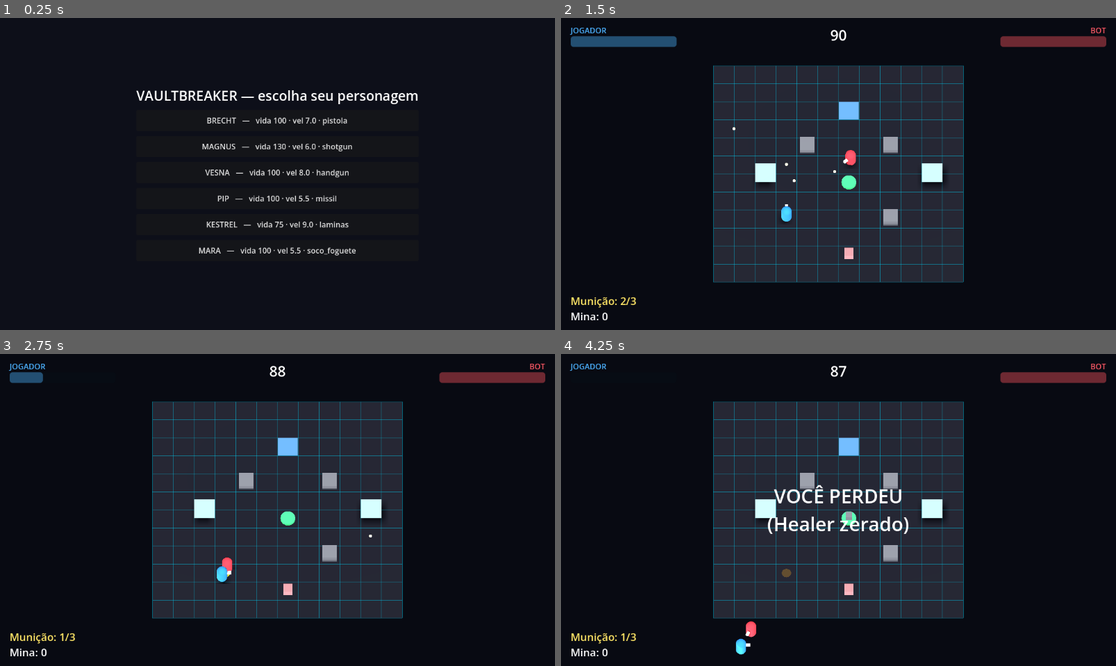
Above: before the commit, frames 1-4 (two rows, left to right).
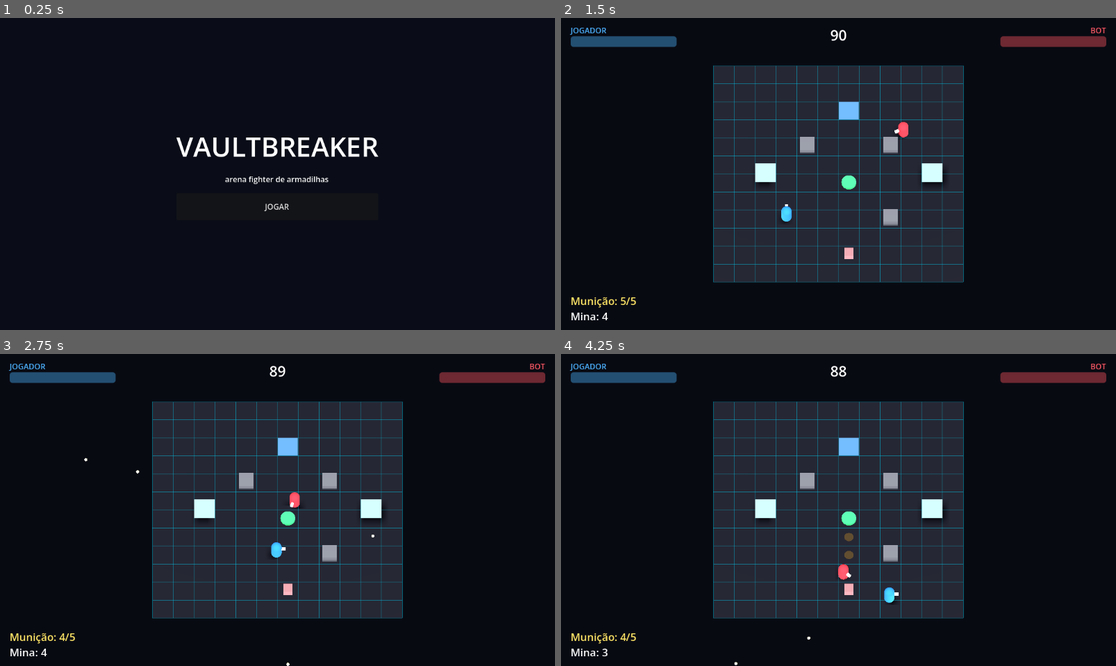
Above: after the commit, the same moments.

Repository: Philipe91/GamePh
Game: Godot game, scene res://scenes/ui/titulo.tscn
The game is run twice, just before and just after one commit, with the same random seed, the same clock (stepped at 60 frames per second) and the same inputs. Before the commit the project starts from res://scenes/ui/selecao.tscn.
Inputs (mouse positions are in pixels of both pictures, inside the frame that each line leads up to):
- Up to frame 1 (0.25 s): no input
- Up to frame 2 (1.5 s): click (838, 205) at 0.5 s, where only the run after the commit has a clickable "JOGAR"; click (838, 120) at 1.25 s, where only the run after the commit has a clickable "BRECHT — vida 100 · vel 7.0 ·…"
- Up to frame 3 (2.75 s): tap Enter (ui_accept) at 2, 2.1, 2.27, 2.57 s; move the mouse to (399, 494) at 2.02 s; hold D from 2.03 s (still down); click (399, 494) at 2.17 s
- Up to frame 4 (4.25 s): move the mouse to (727, 525) at 2.77 s; release D at 2.78 s; hold S 2.78-3.53 s; tap Space at 2.85 s; tap Enter (ui_accept) at 3.02, 3.05, 3.32, 3.8 s; move the mouse to (894, 441) at 3.52 s; hold D from 3.53 s (still down); hold F from 3.53 s (still down)

The runs differ from the first frame. In frame 1, 3.4% of the frame differs, in the area x 24-76%, y 23-77%; in frame 2, 0.3%; in frame 3, 0.9%; in frame 4, 2.3%.

Commit message:
E3 (Fase 7): menus - titulo, pausa e rematch
- scenes/ui/titulo.{gd,tscn}: tela de titulo (nova cena principal); fluxo
  Titulo -> Selecao -> Arena; encaminha direto sob qualquer arg --... (testes intactos)
- scenes/ui/pausa.{gd,tscn}: ESC alterna a pausa (process_mode ALWAYS); arena instancia
- HUD: rematch (Enter no fim da partida volta pra selecao); texto de fim atualizado
- teste headless: pausa alterna o estado de paused 95/95

Co-Authored-By: Claude Opus 4.8 (1M context) <noreply@anthropic.com>
Claude-Session: https://claude.ai/code/session_017sHpnVfEfAT8FgcHs6ZGHw

Diff:
--- a/project.godot
+++ b/project.godot
@@ -12,7 +12,7 @@
 
 config/name="VAULTBREAKER"
 config/description="Arena fighter 2.5D top-down de armadilhas. Remake com mundo e arte originais."
-run/main_scene="res://scenes/ui/selecao.tscn"
+run/main_scene="res://scenes/ui/titulo.tscn"
 config/features=PackedStringArray("4.6", "Forward Plus")
 
 [autoload]
--- a/scenes/arena/arena.gd
+++ b/scenes/arena/arena.gd
@@ -67,6 +67,7 @@
 	for c in mapa.vaults:
 		_colocar_vault(c)                           # Vaults do mapa (GDD 8)
 	_colocar_field_traps(mapa)                      # caixas, esteiras, lançadores, pontes
+	add_child(preload("res://scenes/ui/pausa.tscn").instantiate())  # menu de pausa (ESC)
 	GameManager.faltam_30s.connect(_ao_faltar_30s)  # Spark Bit aos 30s (GDD 7.3)
 	GameManager.iniciar_partida([player, bot])
 
@@ -662,6 +663,15 @@
 	falhas += _checar("fx de explosao entra no grupo", get_tree().get_nodes_in_group("fx").size() > n_fx and fx.emitting)
 	fx.queue_free()
 
+	# Bloco E3 (Fase 7): menus — pausa alterna o estado. (Sem await com a árvore pausada!)
+	var pausa := preload("res://scenes/ui/pausa.tscn").instantiate()
+	add_child(pausa)
+	pausa.alternar()
+	falhas += _checar("pausa ativa o paused", get_tree().paused)
+	pausa.alternar()
+	falhas += _checar("pausa desativa o paused", not get_tree().paused)
+	pausa.queue_free()
+
 	# Bloco 5: regras de vitória. Restaura os Healers (o bot levou as detonações do bloco 4).
 	player.healer = Combatente.HEALER_MAX
 	bot.healer = Combatente.HEALER_MAX
--- a/scenes/ui/hud.gd
+++ b/scenes/ui/hud.gd
@@ -18,6 +18,7 @@
 const SETAS: Array[String] = ["↑", "↓", "←", "→"]
 
 var _jogador: Node = null
+var _fim: bool = false   # partida acabou: habilita o rematch (Enter)
 
 
 func _ready() -> void:
@@ -72,6 +73,10 @@
 ## Painel de desarme e prompt de retomada são dinâmicos (timer correndo): leio o estado
 ## do jogador a cada frame em vez de mil signals por segundo.
 func _process(_delta: float) -> void:
+	# Rematch: ao fim da partida, Enter volta pra seleção de personagem.
+	if _fim and Input.is_action_just_pressed("ui_accept"):
+		get_tree().change_scene_to_file.call_deferred("res://scenes/ui/selecao.tscn")
+		return
 	if _jogador == null:
 		return
 	if _jogador.desarme_ativo():
@@ -109,4 +114,6 @@
 		lbl_fim.text = "VOCÊ VENCEU\n(%s)" % motivo
 	else:
 		lbl_fim.text = "VOCÊ PERDEU\n(%s)" % motivo
+	lbl_fim.text += "\n\nEnter: jogar de novo"
 	lbl_fim.visible = true
+	_fim = true
--- /dev/null
+++ b/scenes/ui/pausa.gd
@@ -0,0 +1,22 @@
+extends CanvasLayer
+## Menu de pausa (GDD 12 / Fase 7). ESC alterna pausa. Roda mesmo com a árvore pausada
+## (process_mode = ALWAYS), senão não dá pra despausar.
+
+@onready var painel: Control = $Painel
+
+
+func _ready() -> void:
+	process_mode = Node.PROCESS_MODE_ALWAYS
+	painel.visible = false
+
+
+func _unhandled_input(evento: InputEvent) -> void:
+	if evento.is_action_pressed("ui_cancel"):  # ESC
+		alternar()
+
+
+## Liga/desliga a pausa (público pra testes). Mostra/esconde o painel junto.
+func alternar() -> void:
+	var pausado := not get_tree().paused
+	get_tree().paused = pausado
+	painel.visible = pausado
--- /dev/null
+++ b/scenes/ui/pausa.tscn
@@ -0,0 +1,25 @@
+[gd_scene load_steps=2 format=3 uid="uid://bpausa000vault1"]
+
+[ext_resource type="Script" path="res://scenes/ui/pausa.gd" id="1"]
+
+[node name="pausa" type="CanvasLayer"]
+process_mode = 3
+script = ExtResource("1")
+
+[node name="Painel" type="ColorRect" parent="."]
+anchor_right = 1.0
+anchor_bottom = 1.0
+color = Color(0, 0, 0, 0.6)
+
+[node name="Label" type="Label" parent="Painel"]
+anchor_left = 0.5
+anchor_top = 0.5
+anchor_right = 0.5
+anchor_bottom = 0.5
+offset_left = -220.0
+offset_top = -30.0
+offset_right = 220.0
+offset_bottom = 30.0
+theme_override_font_sizes/font_size = 32
+text = "PAUSA — ESC pra voltar"
+horizontal_alignment = 1
--- /dev/null
+++ b/scenes/ui/titulo.gd
@@ -0,0 +1,62 @@
+extends Control
+## Tela de título (GDD 12 / Fase 7). Botão "Jogar" leva à seleção de personagem. Em
+## modo de teste/demo (qualquer arg `--…`), pula direto pra seleção (que encaminha à
+## arena), mantendo a suíte headless intacta.
+
+const SELECAO := "res://scenes/ui/selecao.tscn"
+
+
+func _ready() -> void:
+	var args := OS.get_cmdline_user_args()
+	if "--demo-titulo" in args:
+		_montar_ui()
+		_capturar()
+		return
+	if not args.is_empty():
+		_ir_pra_selecao()
+		return
+	_montar_ui()
+
+
+func _capturar() -> void:
+	await get_tree().process_frame
+	await get_tree().process_frame
+	await RenderingServer.frame_post_draw
+	get_viewport().get_texture().get_image().save_png("res://_captura_arena.png")
+	get_tree().quit()
+
+
+func _montar_ui() -> void:
+	var fundo := ColorRect.new()
+	fundo.color = Color(0.04, 0.05, 0.09)
+	fundo.set_anchors_preset(Control.PRESET_FULL_RECT)
+	add_child(fundo)
+
+	var centro := CenterContainer.new()
+	centro.set_anchors_preset(Control.PRESET_FULL_RECT)
+	add_child(centro)
+
+	var caixa := VBoxContainer.new()
+	caixa.add_theme_constant_override("separation", 18)
+	centro.add_child(caixa)
+
+	var titulo := Label.new()
+	titulo.text = "VAULTBREAKER"
+	titulo.add_theme_font_size_override("font_size", 56)
+	titulo.horizontal_alignment = HORIZONTAL_ALIGNMENT_CENTER
+	caixa.add_child(titulo)
+
+	var sub := Label.new()
+	sub.text = "arena fighter de armadilhas"
+	sub.horizontal_alignment = HORIZONTAL_ALIGNMENT_CENTER
+	caixa.add_child(sub)
+
+	var jogar := Button.new()
+	jogar.text = "JOGAR"
+	jogar.custom_minimum_size = Vector2(280, 56)
+	jogar.pressed.connect(_ir_pra_selecao)
+	caixa.add_child(jogar)
+
+
+func _ir_pra_selecao() -> void:
+	get_tree().change_scene_to_file.call_deferred(SELECAO)
--- /dev/null
+++ b/scenes/ui/titulo.tscn
@@ -0,0 +1,8 @@
+[gd_scene load_steps=2 format=3 uid="uid://btitulo00vault1"]
+
+[ext_resource type="Script" path="res://scenes/ui/titulo.gd" id="1"]
+
+[node name="titulo" type="Control"]
+anchor_right = 1.0
+anchor_bottom = 1.0
+script = ExtResource("1")
Not shown, changed: docs/PLANO_NOTURNO.md
